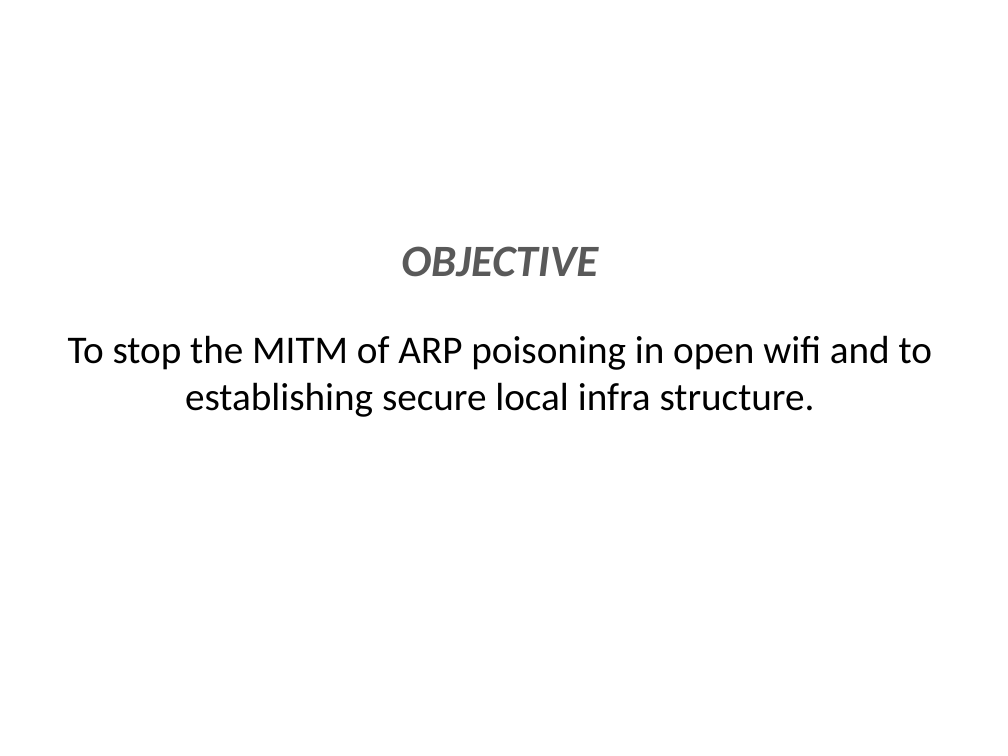
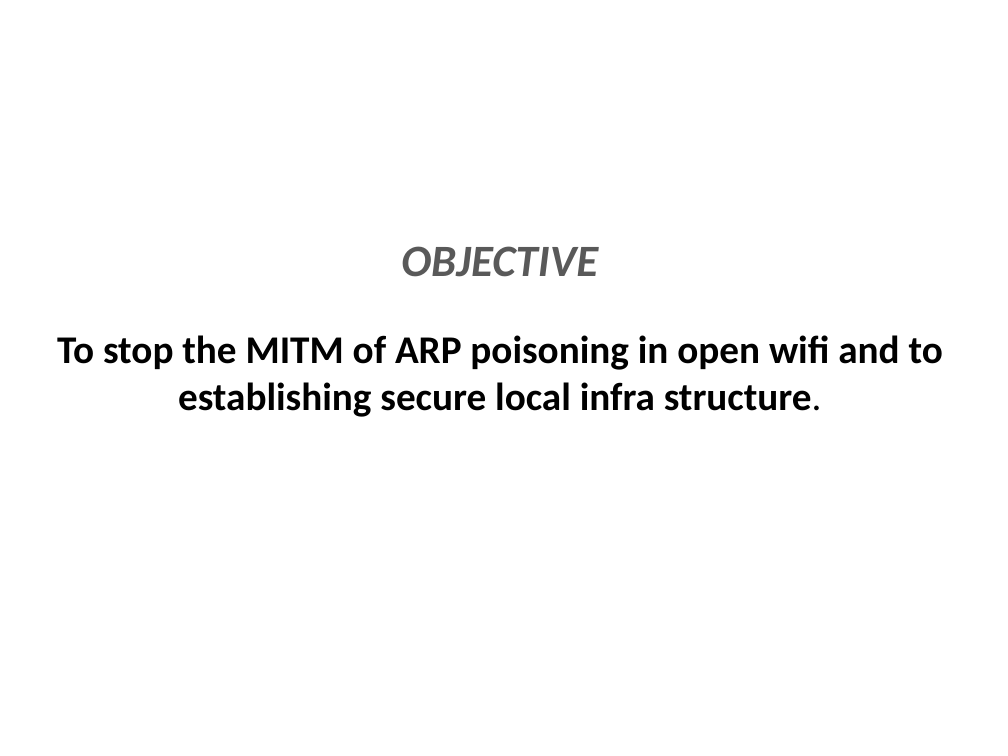
Before and after one commit to Musthafa2001/project-ppt, a slide deck: slide 2 of Dhatshana-batch.pptx. Drawn at 1008x756 pixels with LibreOffice and Linux fonts; fonts in the diff are those of the drawing. Boxes give left, top, right and bottom in pixels: in the first picture for what was removed or moved away, otherwise in the second. Text is boxed around its words. In the diff, an @@ line names an element or a change of style, - is before the commit and + after.

```diff
--- a/Dhatshana-batch.pptx
+++ b/Dhatshana-batch.pptx
@@ text "To stop the MITM of ..." at (57,335,943,417): bold on @@
```
Also in this commit, not shown: 4 other slides changed.
